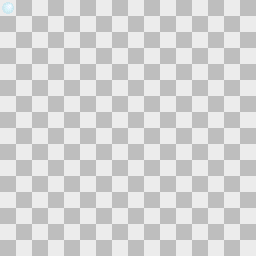
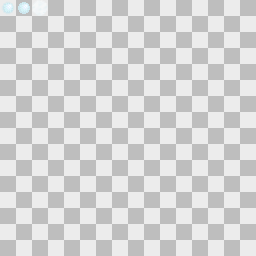
Layers edited between the first and the second 256px x 256px image:
painted on "snow" over [1, 0, 48, 16]
